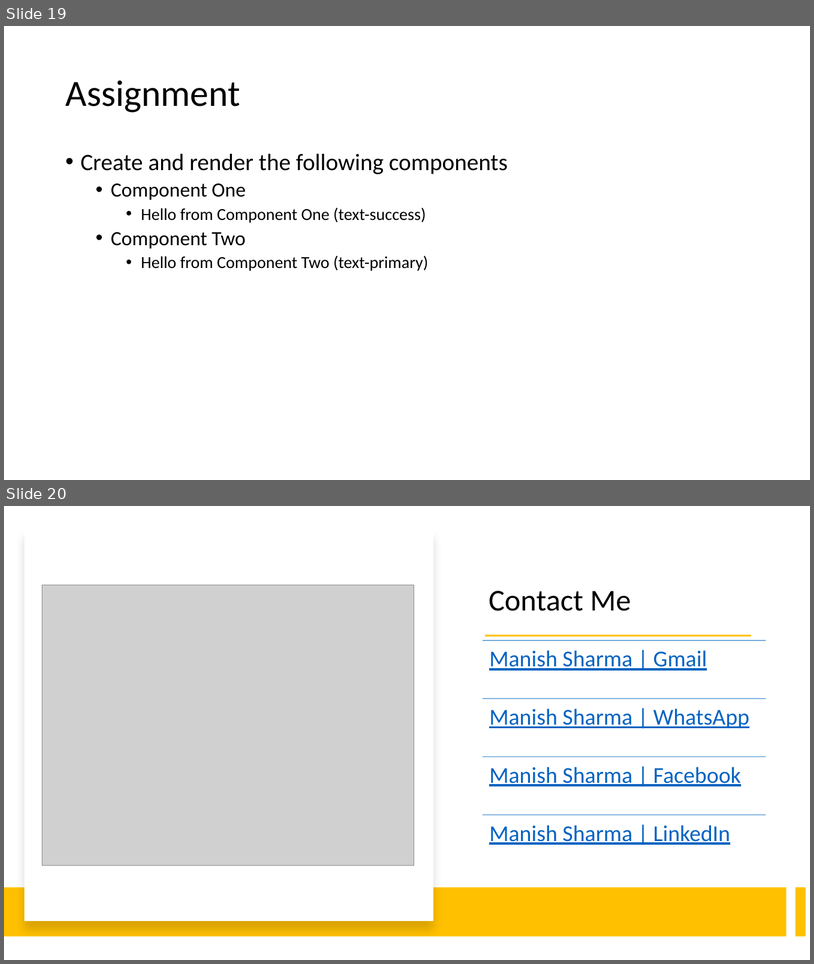
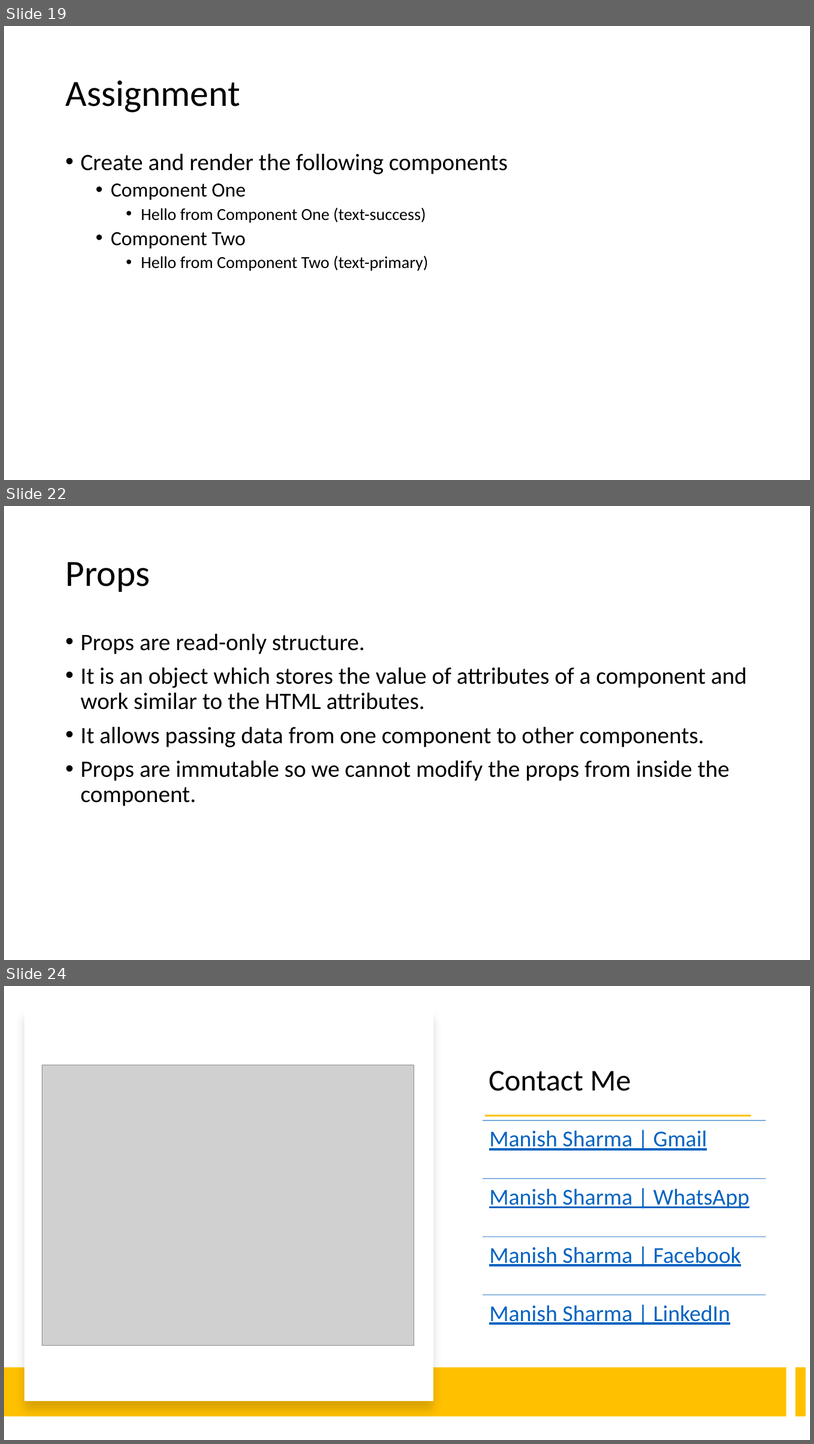
Before and after one commit to rath321/react-training-aug, a slide deck: Notes/React.pptx. Shown one above the other, each under a label of ours: slides 19 and 20 before the commit, slides 19, 22 and 24 after it; the slides between them are not shown. The pictures are 814x964 and 814x1444 pixels, drawn with LibreOffice and Linux fonts; fonts in the diff are those of the drawing; grey boxes stand for pictures. Boxes give left, top, right and bottom in pixels: in the first picture for what was removed or moved away, otherwise in the second. Text is boxed around its words. In the diff, an @@ line names an element or a change of style, - is before the commit and + after.

```diff
--- a/Notes/React.pptx
+++ b/Notes/React.pptx
@@ slide 22 added at bbox=[4, 506, 810, 960], background #FFFFFF @@
@@ title added at bbox=[65, 562, 150, 592], 44 pt, text #000000 @@
+Props
@@ text added at bbox=[81, 633, 747, 806], 28 pt, text #000000 @@
+• Props are read-only structure.
+• It is an object which stores the value of attributes of a component and work similar to the HTML attributes.
+• It allows passing data from one component to other components.
+• Props are immutable so we cannot modify the props from inside the component.
@@ what was slide 20 is now slide 24 @@
```
Also in this commit, not shown: 3 other slides added, 2 other files.
